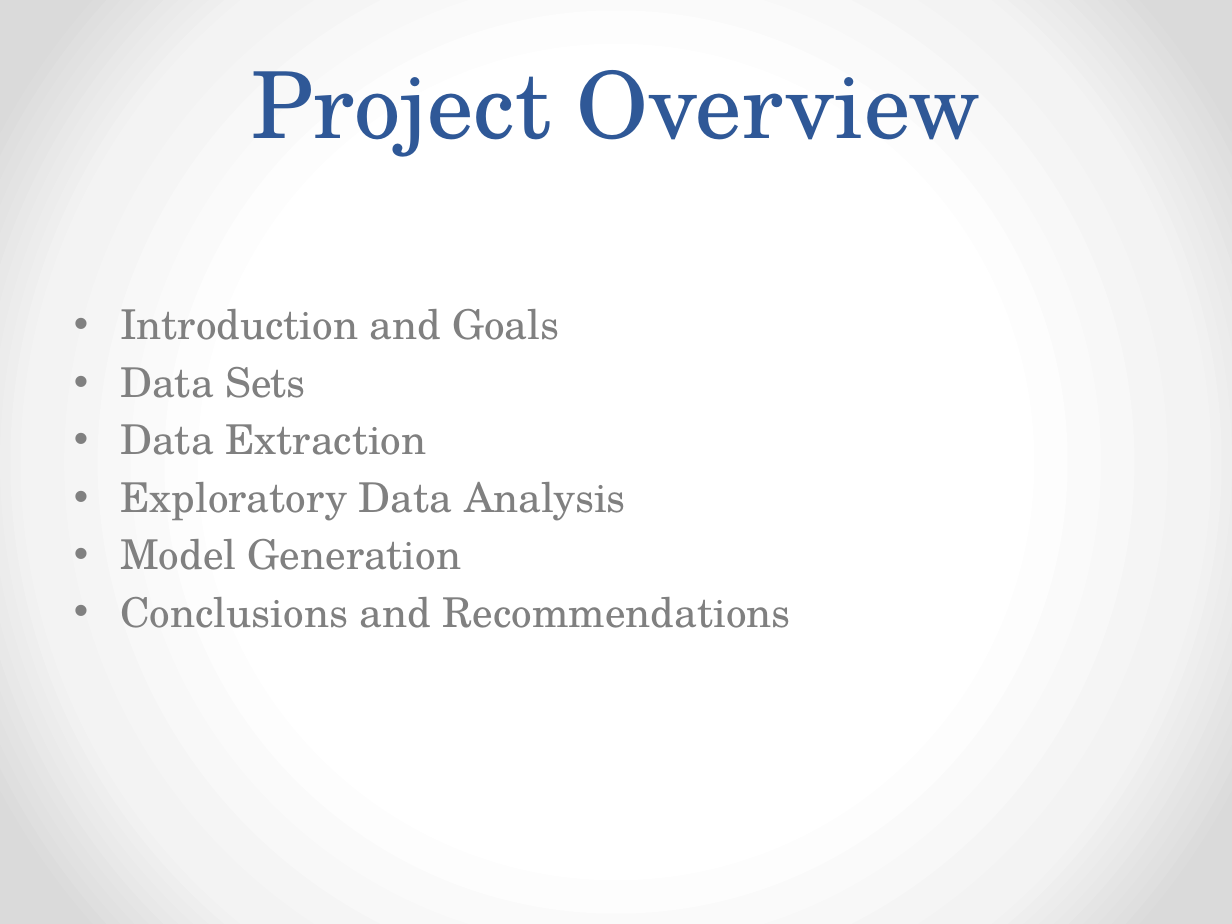
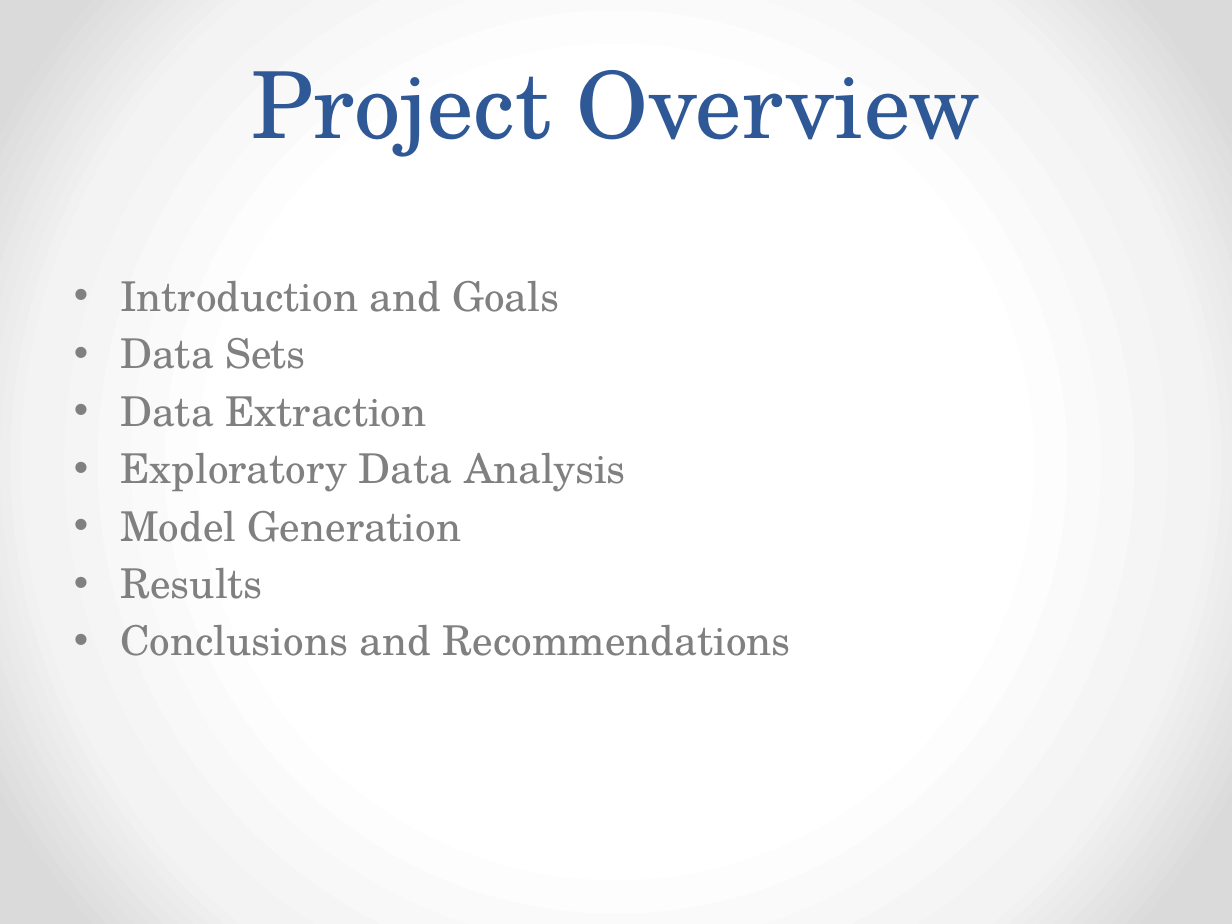
Before and after one commit to Majorfalcon/Foundations-of-Data-Science-Capstone, a slide deck: slide 2 of Capstone – Presentation.pptx. Drawn at 1232x924 pixels with LibreOffice and Linux fonts; fonts in the diff are those of the drawing. Boxes give left, top, right and bottom in pixels: in the first picture for what was removed or moved away, otherwise in the second. Text is boxed around its words. In the diff, an @@ line names an element or a change of style, - is before the commit and + after.

```diff
--- a/Capstone – Presentation.pptx
+++ b/Capstone – Presentation.pptx
@@ text at (x1=120, y1=568, x2=263, y2=599): paragraph added @@
+• Results
```
Also in this commit, not shown: 1 other slide changed, 8 slides added, 1 slide removed.
